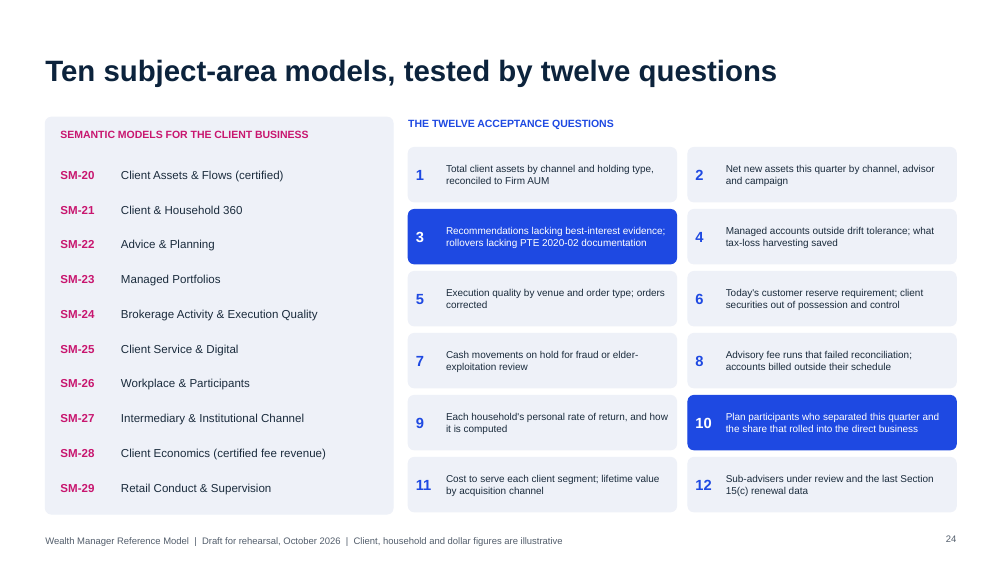
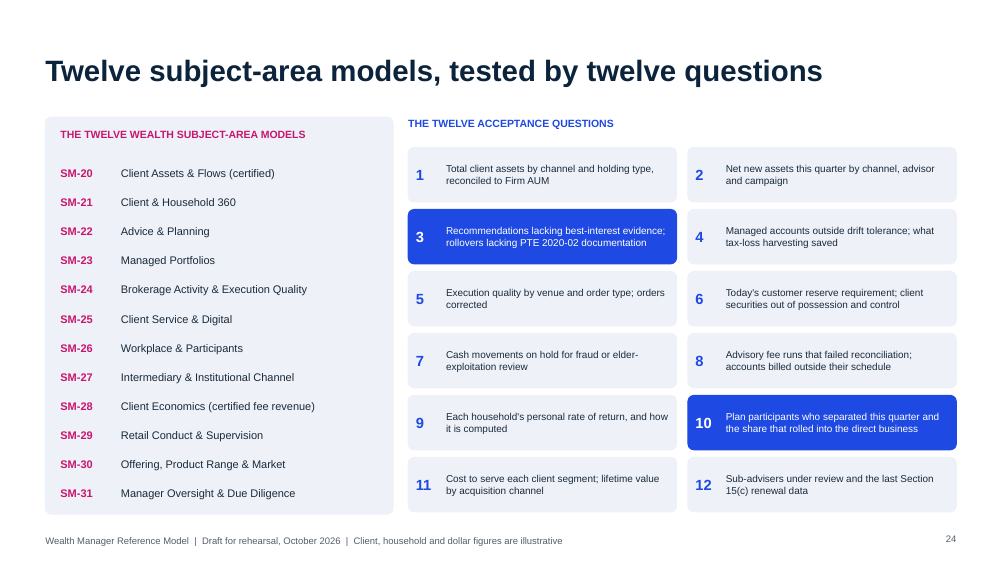
Before and after one commit to jlassetco/amt, a slide deck: slide 24 of wm/Wealth_Manager_Foundational_Talktrack.pptx. Drawn at 1008x567 pixels with LibreOffice and Linux fonts; fonts in the diff are those of the drawing. Boxes give left, top, right and bottom in pixels: in the first picture for what was removed or moved away, otherwise in the second. Text is boxed around its words. In the diff, an @@ line names an element or a change of style, - is before the commit and + after.

Commit message:
Update wm/Wealth_Manager_Foundational_Talktrack.pptx (2026-10-16)

```diff
--- a/wm/Wealth_Manager_Foundational_Talktrack.pptx
+++ b/wm/Wealth_Manager_Foundational_Talktrack.pptx
@@ title at bbox=[45, 59, 823, 87]: text changed @@
-Ten subject-area models, tested by twelve questions
+Twelve subject-area models, tested by twelve questions
@@ text at bbox=[60, 130, 306, 138]: text changed @@
-SEMANTIC MODELS FOR THE CLIENT BUSINESS
+THE TWELVE WEALTH SUBJECT-AREA MODELS
@@ text "SM-22": place and size @@
-text "SM-22" at bbox=[60, 240, 94, 248]
+text "SM-22" at bbox=[60, 227, 92, 235]
@@ text "Advice & Planning": place and size @@
-text "Advice & Planning" at bbox=[121, 239, 215, 251]
+text "Advice & Planning" at bbox=[121, 227, 210, 238]
@@ text "SM-23": place and size @@
-text "SM-23" at bbox=[60, 275, 94, 283]
+text "SM-23" at bbox=[60, 256, 92, 264]
@@ text "Managed Portfolios": place and size @@
-text "Managed Portfolios" at bbox=[121, 274, 220, 286]
+text "Managed Portfolios" at bbox=[121, 256, 216, 267]
@@ text "SM-24": place and size @@
-text "SM-24" at bbox=[60, 310, 94, 318]
+text "SM-24" at bbox=[60, 285, 92, 293]
@@ text "Brokerage Activity & Execution Quality": place and size @@
-text "Brokerage Activity & Execution Quality" at bbox=[121, 309, 318, 321]
+text "Brokerage Activity & Execution Quality" at bbox=[121, 285, 307, 296]
@@ text "SM-25": place and size @@
-text "SM-25" at bbox=[60, 345, 94, 353]
+text "SM-25" at bbox=[60, 315, 92, 323]
@@ text "Client Service & Digital": place and size @@
-text "Client Service & Digital" at bbox=[121, 344, 238, 356]
+text "Client Service & Digital" at bbox=[121, 315, 232, 325]
@@ text "SM-26": place and size @@
-text "SM-26" at bbox=[60, 379, 94, 387]
+text "SM-26" at bbox=[60, 344, 92, 352]
@@ text "Workplace & Participants": place and size @@
-text "Workplace & Participants" at bbox=[121, 378, 250, 390]
+text "Workplace & Participants" at bbox=[121, 344, 243, 354]
@@ text "SM-27": place and size @@
-text "SM-27" at bbox=[60, 414, 94, 422]
+text "SM-27" at bbox=[60, 373, 92, 381]
@@ text "Intermediary & Institutional Channel": place and size @@
-text "Intermediary & Institutional Channel" at bbox=[121, 413, 304, 425]
+text "Intermediary & Institutional Channel" at bbox=[121, 373, 294, 383]
@@ text "SM-28": place and size @@
-text "SM-28" at bbox=[60, 449, 94, 457]
+text "SM-28" at bbox=[60, 402, 92, 410]
@@ text "Client Economics (certified fee revenue)": place and size @@
-text "Client Economics (certified fee revenue)" at bbox=[121, 448, 326, 460]
+text "Client Economics (certified fee revenue)" at bbox=[121, 402, 315, 412]
@@ size 11 to 10.5 pt in 20 elements at bbox=[121, 169, 275, 180], bbox=[60, 169, 92, 177], bbox=[121, 198, 236, 206], bbox=[60, 198, 92, 206], bbox=[121, 227, 210, 238], bbox=[60, 227, 92, 235], bbox=[121, 256, 216, 267], bbox=[60, 256, 92, 264], bbox=[121, 285, 307, 296], bbox=[60, 285, 92, 293], bbox=[121, 315, 232, 325], bbox=[60, 315, 92, 323], bbox=[121, 344, 243, 354], bbox=[60, 344, 92, 352], bbox=[121, 373, 294, 383], bbox=[60, 373, 92, 381], bbox=[121, 402, 315, 412], bbox=[60, 402, 92, 410], bbox=[121, 431, 263, 442], bbox=[60, 431, 92, 439] @@
@@ text "SM-29": place and size @@
-text "SM-29" at bbox=[60, 484, 94, 492]
+text "SM-29" at bbox=[60, 431, 92, 439]
@@ text "Retail Conduct & Supervision": place and size @@
-text "Retail Conduct & Supervision" at bbox=[121, 483, 271, 495]
+text "Retail Conduct & Supervision" at bbox=[121, 431, 263, 442]
@@ text added at bbox=[60, 460, 92, 468], 10.5 pt, text #C8166F, bold @@
+SM-30
@@ text added at bbox=[121, 460, 285, 471], 10.5 pt, text #1A2B3C @@
+Offering, Product Range & Market
@@ text added at bbox=[60, 489, 92, 497], 10.5 pt, text #C8166F, bold @@
+SM-31
@@ text added at bbox=[121, 489, 295, 500], 10.5 pt, text #1A2B3C @@
+Manager Oversight & Due Diligence
```
Also in this commit, not shown: 19 other slides changed.
